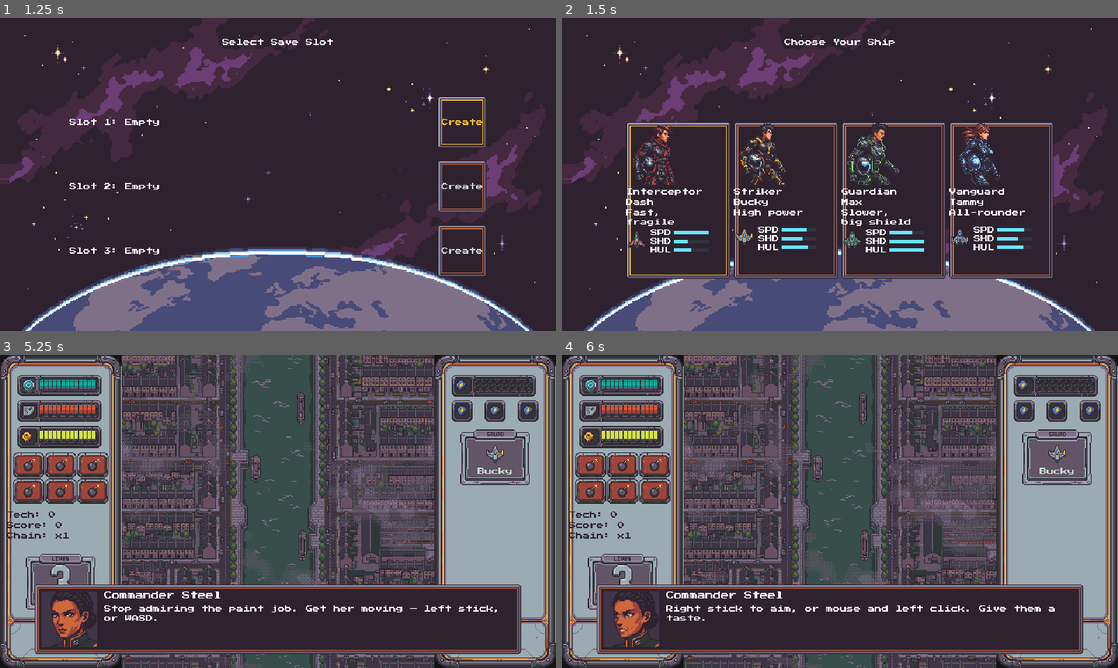
Above: before the commit, frames 1-4 (two rows, left to right).
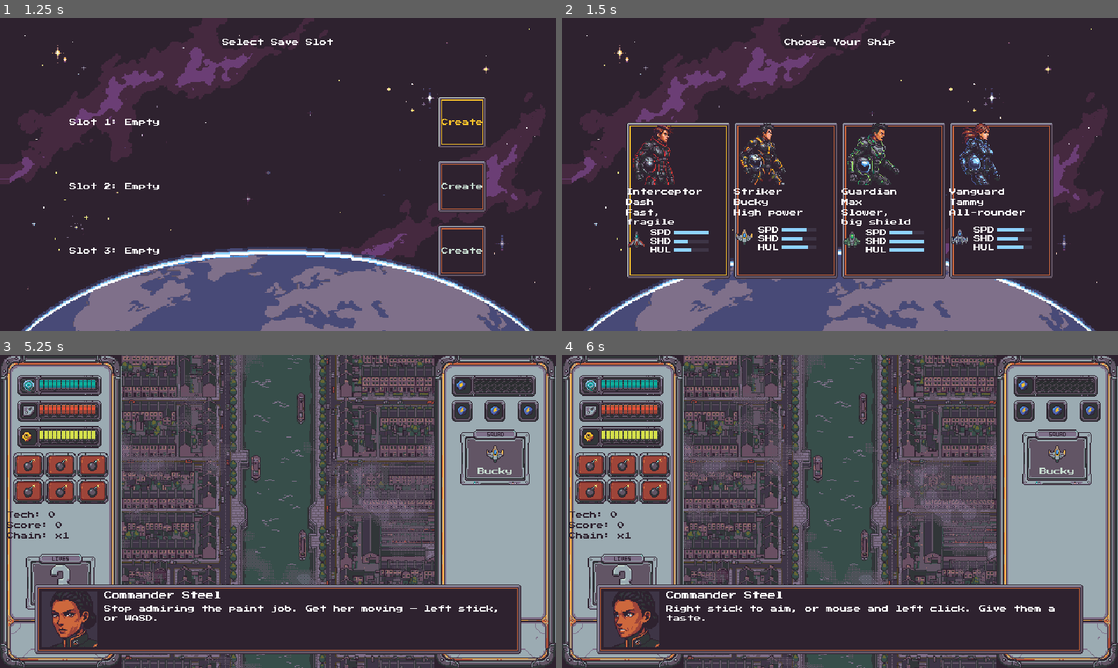
Above: after the commit, the same moments.

Repository: Funfetsunk/terra-intercept
Game: Godot game, scene res://scenes/menus/title_screen.tscn
The game is run twice, just before and just after one commit, with the same random seed, the same clock (stepped at 60 frames per second) and the same inputs.
Inputs (mouse positions are in pixels of both pictures, inside the frame that each line leads up to):
- Up to frame 1 (1.25 s): click "Start" at 0.5 s
- Up to frame 2 (1.5 s): click "Create" at 1.25 s
- Up to frame 3 (5.25 s): click (116, 536) at 2 s; click "London" at 2.75 s; click "Continue" at 3.5 s; click "Continue" at 4.25 s; click "Go" at 5 s
- Up to frame 4 (6 s): tap Enter (ui_accept) at 5.75 s; move the mouse to (962, 495) at 5.77 s; hold D (p1_move_right) from 5.78 s (still down); click (962, 495) at 5.85 s

Frame 1 is identical in both runs. In frame 2, 0.6% of the frame differs, in the area x 20-84%, y 67-75%; in frame 3, 0.2%; in frame 4, 0.2%.

Commit message:
Move remaining UI colours onto the palette
The ship-select stat bars (3e3546 track, 8fd3ff fill), the HUD panel
wrappers, the title backdrop, the modal dim overlays (2e222f, same
alpha) and the special-fire name flash (f9c22b) all used off-palette
colours left from the placeholder era.

Co-Authored-By: Claude Opus 5.5 <noreply@anthropic.com>
Claude-Session: https://claude.ai/code/session_01H357k7vYWoZ8XVmx2UrTn5

Diff:
--- a/scenes/hud/hud.gd
+++ b/scenes/hud/hud.gd
@@ -1,6 +1,6 @@
 extends CanvasLayer
 
-@export var special_fire_flash_color: Color = Color(1.0, 1.0, 0.3, 1.0)
+@export var special_fire_flash_color: Color = Color("f9c22b")
 @export var special_fire_flash_duration: float = 0.4
 @export var digit_textures: Array[Texture2D] = []
 @export var lives_digit_box_center_x: float = 69.5
--- a/scenes/hud/hud.tscn
+++ b/scenes/hud/hud.tscn
@@ -36,7 +36,7 @@
 offset_right = 140.0
 offset_bottom = 360.0
 mouse_filter = 2
-color = Color(0.08, 0.08, 0.08, 1)
+color = Color(0.18039216, 0.13333334, 0.18431373, 1)
 
 [node name="Art" type="TextureRect" parent="HUDRoot/LeftPanelBg" unique_id=94134045]
 texture_filter = 1
@@ -143,7 +143,7 @@
 offset_right = 640.0
 offset_bottom = 360.0
 mouse_filter = 2
-color = Color(0.08, 0.08, 0.08, 1)
+color = Color(0.18039216, 0.13333334, 0.18431373, 1)
 
 [node name="Art" type="TextureRect" parent="HUDRoot/RightPanelBg" unique_id=1258334733]
 texture_filter = 1
--- a/scenes/menus/map_screen.tscn
+++ b/scenes/menus/map_screen.tscn
@@ -65,7 +65,7 @@
 layout_mode = 0
 offset_right = 640.0
 offset_bottom = 360.0
-color = Color(0, 0, 0, 0.8)
+color = Color(0.18039216, 0.13333334, 0.18431373, 0.8)
 
 [node name="PromptLabel" type="Label" parent="LaneChoiceOverlay" unique_id=800903493]
 layout_mode = 0
@@ -102,7 +102,7 @@
 layout_mode = 0
 offset_right = 640.0
 offset_bottom = 360.0
-color = Color(0, 0, 0, 0.8)
+color = Color(0.18039216, 0.13333334, 0.18431373, 0.8)
 
 [node name="MessageLabel" type="Label" parent="ComingSoonOverlay" unique_id=1138139466]
 layout_mode = 0
--- a/scenes/menus/ship_select_entry.tscn
+++ b/scenes/menus/ship_select_entry.tscn
@@ -63,13 +63,13 @@
 layout_mode = 2
 size_flags_horizontal = 0
 size_flags_vertical = 4
-color = Color(0.2, 0.2, 0.25, 1)
+color = Color(0.24313726, 0.20784314, 0.27450982, 1)
 
 [node name="Fill" type="ColorRect" parent="VBoxContainer/StatsRow/StatBars/SpeedRow/Track" unique_id=539979678]
 layout_mode = 0
 offset_right = 40.0
 offset_bottom = 4.0
-color = Color(0.4, 0.9, 1, 1)
+color = Color(0.56078434, 0.827451, 1, 1)
 
 [node name="ShieldRow" type="HBoxContainer" parent="VBoxContainer/StatsRow/StatBars" unique_id=1366329633]
 layout_mode = 2
@@ -85,13 +85,13 @@
 layout_mode = 2
 size_flags_horizontal = 0
 size_flags_vertical = 4
-color = Color(0.2, 0.2, 0.25, 1)
+color = Color(0.24313726, 0.20784314, 0.27450982, 1)
 
 [node name="Fill" type="ColorRect" parent="VBoxContainer/StatsRow/StatBars/ShieldRow/Track" unique_id=350061664]
 layout_mode = 0
 offset_right = 40.0
 offset_bottom = 4.0
-color = Color(0.4, 0.9, 1, 1)
+color = Color(0.56078434, 0.827451, 1, 1)
 
 [node name="HullRow" type="HBoxContainer" parent="VBoxContainer/StatsRow/StatBars" unique_id=1148706737]
 layout_mode = 2
@@ -107,10 +107,10 @@
 layout_mode = 2
 size_flags_horizontal = 0
 size_flags_vertical = 4
-color = Color(0.2, 0.2, 0.25, 1)
+color = Color(0.24313726, 0.20784314, 0.27450982, 1)
 
 [node name="Fill" type="ColorRect" parent="VBoxContainer/StatsRow/StatBars/HullRow/Track" unique_id=131050542]
 layout_mode = 0
 offset_right = 40.0
 offset_bottom = 4.0
-color = Color(0.4, 0.9, 1, 1)
+color = Color(0.56078434, 0.827451, 1, 1)
--- a/scenes/menus/slot_select.tscn
+++ b/scenes/menus/slot_select.tscn
@@ -108,7 +108,7 @@
 layout_mode = 0
 offset_right = 640.0
 offset_bottom = 360.0
-color = Color(0, 0, 0, 0.7)
+color = Color(0.18039216, 0.13333334, 0.18431373, 0.7)
 
 [node name="ConfirmLabel" type="Label" parent="ConfirmOverlay" unique_id=392790866]
 layout_mode = 0
--- a/scenes/menus/title_screen.tscn
+++ b/scenes/menus/title_screen.tscn
@@ -16,7 +16,7 @@
 offset_right = 640.0
 offset_bottom = 360.0
 mouse_filter = 2
-color = Color(0.04, 0.05, 0.1, 1)
+color = Color(0.18039216, 0.13333334, 0.18431373, 1)
 
 [node name="Art" type="TextureRect" parent="Backdrop" unique_id=192245373]
 texture_filter = 1
